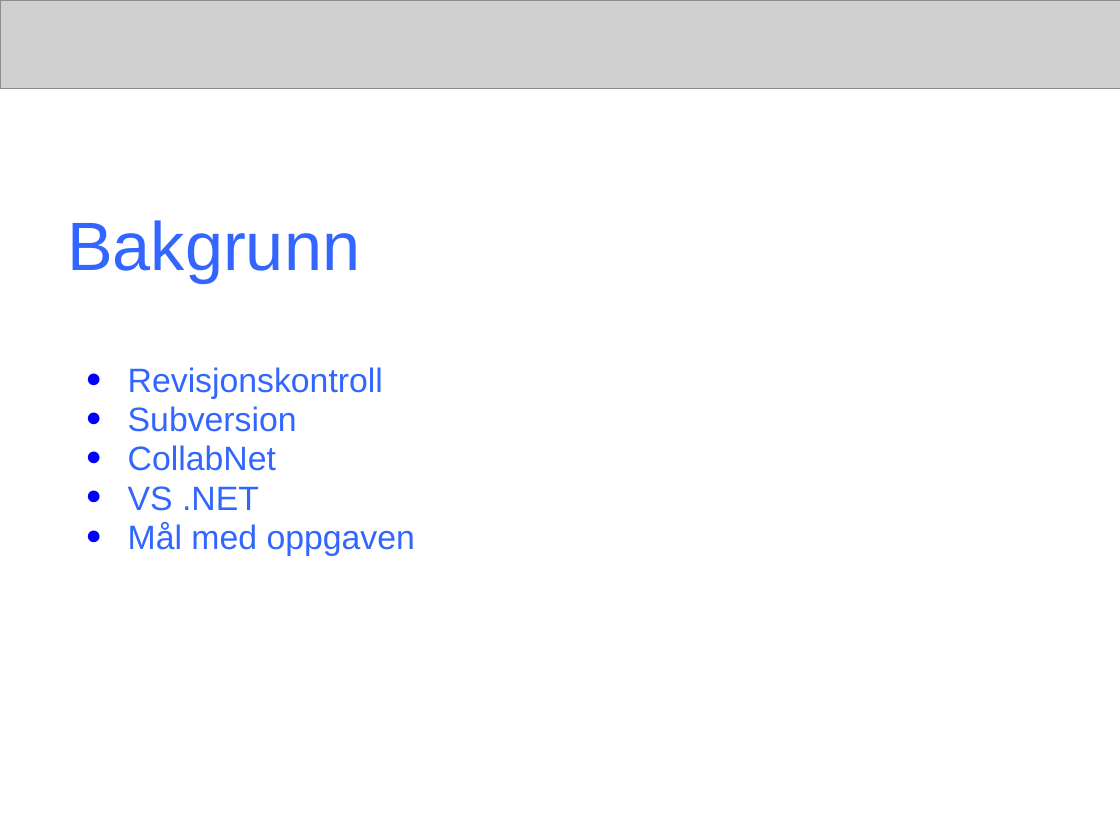
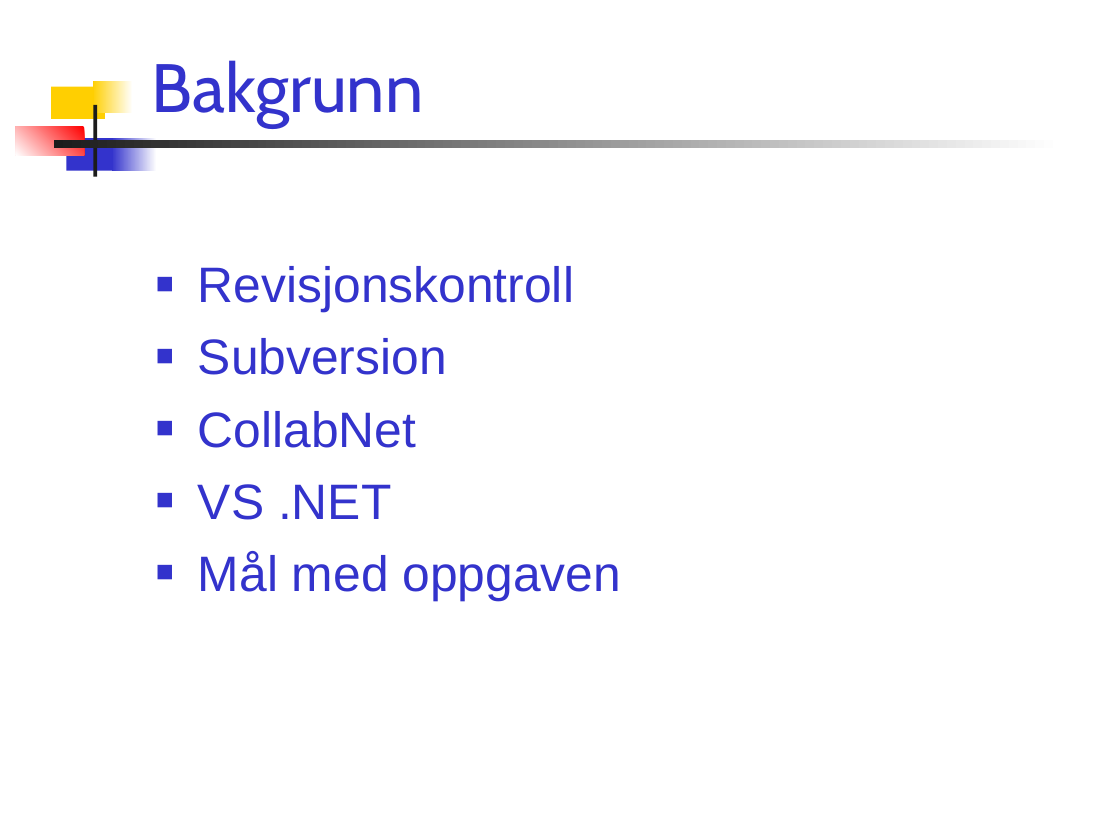
Before and after one commit to windygu/AnkhSVN, a slide deck: slide 2 of doc/powerpoint/Subversion_addin_for_VS.NET.ppt. Drawn at 1120x840 pixels with LibreOffice and Linux fonts; fonts in the diff are those of the drawing; grey boxes stand for pictures. Boxes give left, top, right and bottom in pixels: in the first picture for what was removed or moved away, otherwise in the second. Text is boxed around its words. In the diff, an @@ line names an element or a change of style, - is before the commit and + after.

Commit message:
* Changed the layout back to a template.   Change the template if you want to make changes such as font, colour, bg image. * Added image of the work schedule. * Removed the banner. * Changed some text, and fixed typos.

```diff
--- a/doc/powerpoint/Subversion_addin_for_VS.NET.ppt
+++ b/doc/powerpoint/Subversion_addin_for_VS.NET.ppt
@@ picture removed at (0,0,1120,88) @@
@@ title "Bakgrunn": place and size @@
-title "Bakgrunn" at (67,220,360,282)
+title "Bakgrunn" at (152,60,424,127)
@@ title "Bakgrunn" at (152,60,424,127): font Arial to Cabin, text colour #3366FF to #3333CC; vertical alignment middle to bottom @@
@@ rectangle added at (52,86,105,119), fill #FFCF01 @@
@@ rectangle added at (93,81,133,113), fill gradient #FFFFFF to #FFCF01 @@
@@ rectangle added at (93,105,96,177), fill #1C1C1C @@
@@ rectangle added at (16,127,84,156), fill gradient #FF0000 to #FFFFFF @@
@@ rectangle added at (54,140,1062,149), fill gradient #FFFFFF to #1C1C1C @@
@@ rectangle added at (66,138,118,170), fill #3333CC @@
@@ rectangle added at (112,138,157,170), fill gradient #FFFFFF to #3333CC @@
@@ text "Revisjonskontroll": place and size @@
-text "Revisjonskontroll" at (128,367,415,556)
+text "Revisjonskontroll" at (198,266,622,601)
@@ text "Revisjonskontroll" at (198,266,622,601): size 21.7 to 32 pt, text colour #3366FF to #3333CC; bullet ● to ■; line spacing 0.7 to 1; more space between paragraphs; bullet colour #0000FF to #3333CC @@
```
Also in this commit, not shown: 20 other slides changed, 1 slide added, 1 slide removed.
